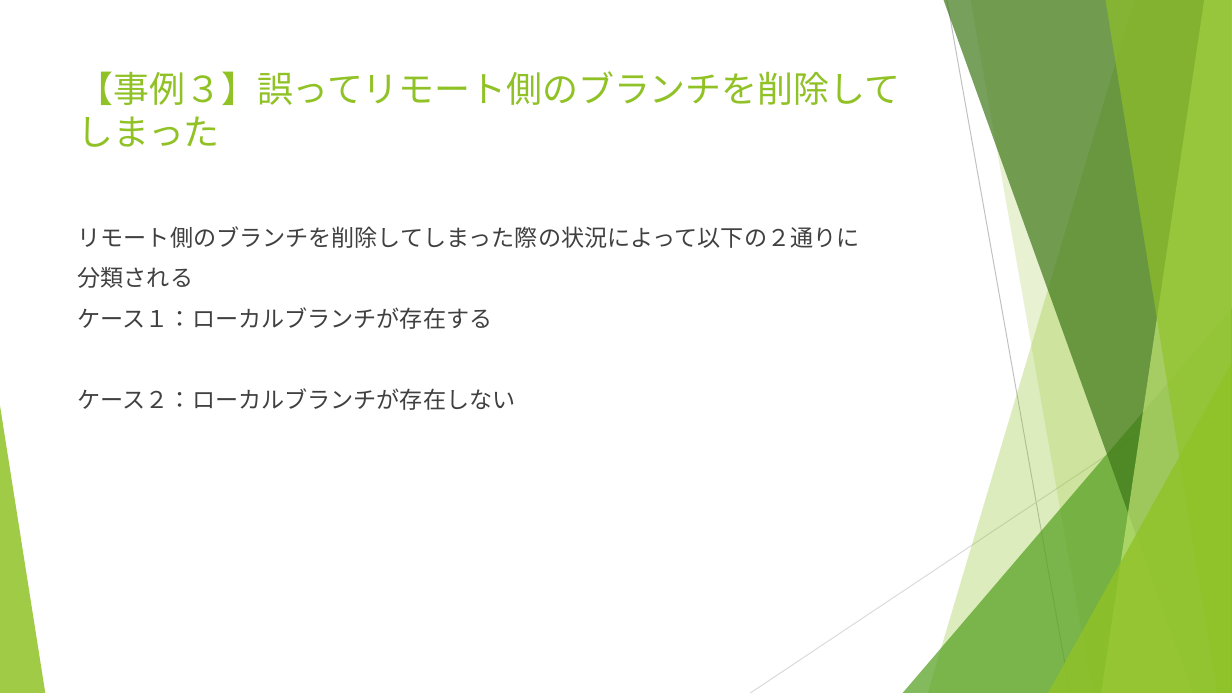
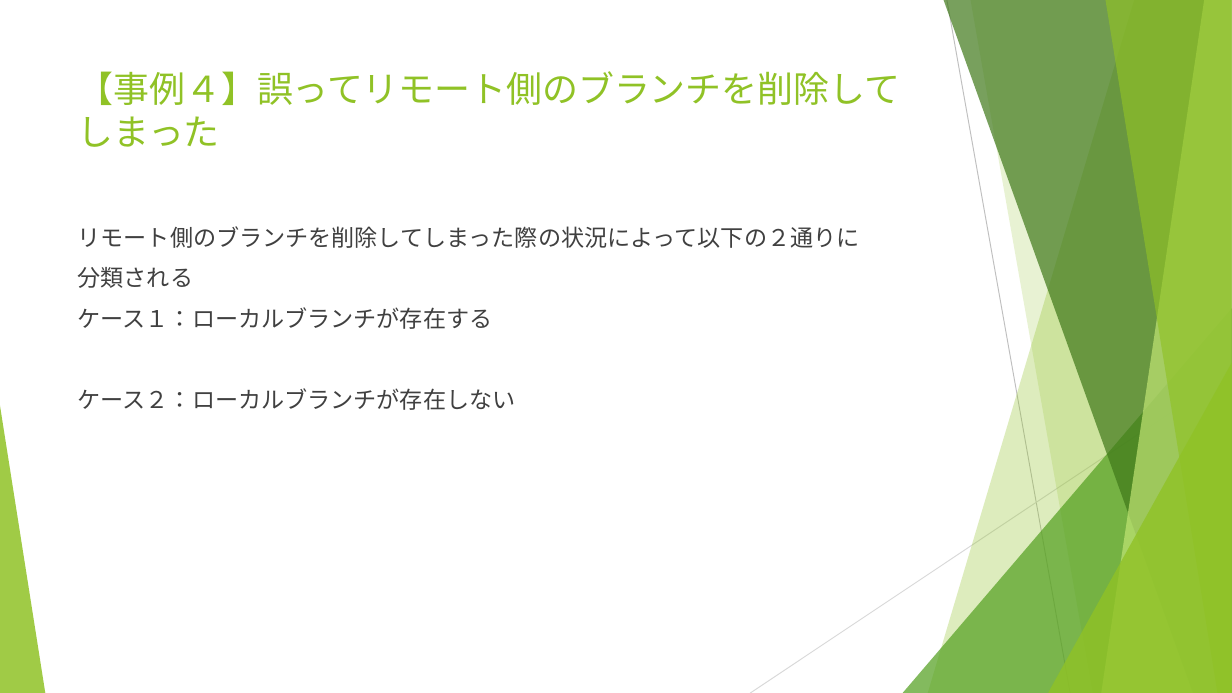
Before and after one commit to yusuke8655/git-trouble-shooting, a slide deck: slide 16 of Gitトラブルシューティング.pptx (slide 12 before the commit). Drawn at 1232x693 pixels with LibreOffice and Linux fonts; fonts in the diff are those of the drawing. Boxes give left, top, right and bottom in pixels: in the first picture for what was removed or moved away, otherwise in the second. Text is boxed around its words. In the diff, an @@ line names an element or a change of style, - is before the commit and + after.

```diff
--- a/Gitトラブルシューティング.pptx
+++ b/Gitトラブルシューティング.pptx
@@ title at (x1=78, y1=71, x2=900, y2=147): text changed @@
-【事例３】誤ってリモート側のブランチを削除してしまった
+【事例４】誤ってリモート側のブランチを削除してしまった
```
Also in this commit, not shown: 13 other slides changed, 5 slides added.
